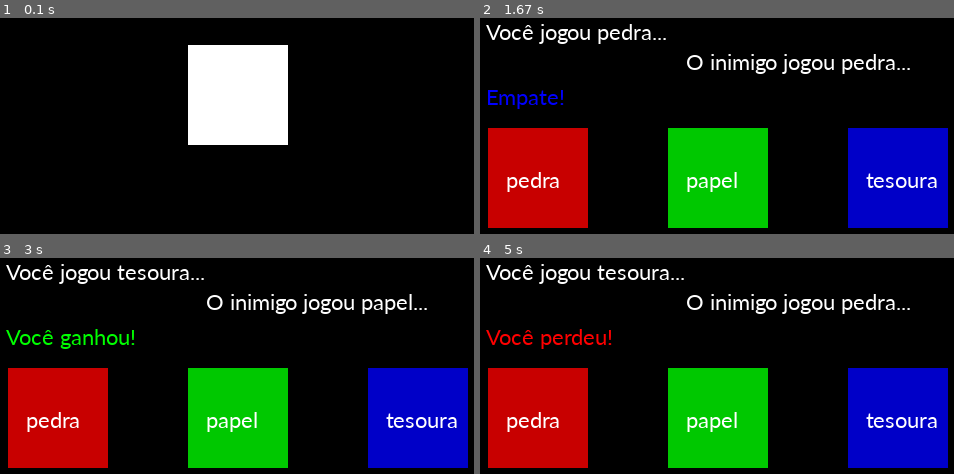
Above: before the commit, frames 1-4 (two rows, left to right).
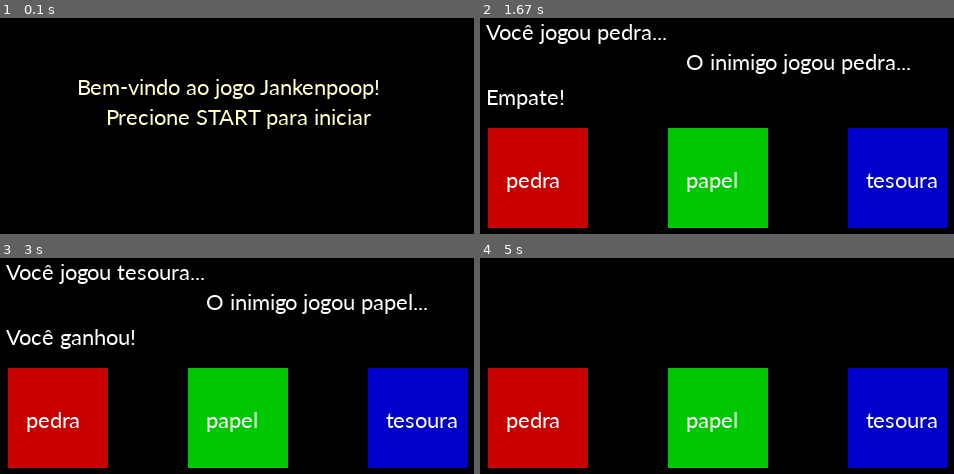
Above: after the commit, the same moments.

Repository: ifal-si-bacharel/jankenpoop
Game: pygame game, started from main.py
The game is run twice, just before and just after one commit, with the same random seed, the same clock (stepped at 60 frames per second) and the same inputs.
Inputs (mouse positions are in pixels of both pictures, inside the frame that each line leads up to):
- Up to frame 1 (0.1 s): no input
- Up to frame 2 (1.67 s): tap Enter at 0.33 s; click (721, 128) at 0.8 s; click (532, 212) at 1.25 s
- Up to frame 3 (3 s): click "tesoura" at 2.78 s
- Up to frame 4 (5 s): move the mouse to (873, 413) at 3.13 s; click (873, 413) at 3.43 s; move the mouse to (925, 465) at 4.6 s; click (925, 465) at 4.93 s

The runs differ from the first frame. In frame 1, 12% of the frame differs, in the area x 16-80%, y 12-59%; in frame 2, 0.5%; in frame 3, 0.8%; in frame 4, 3.2%.

Commit message:
tela_menu_corrigida

Diff:
--- a/src/modules/game_screen/game_screen.py
+++ b/src/modules/game_screen/game_screen.py
@@ -11,29 +11,26 @@
 button_pedra = Button(5,ytemplate,(200,0,0),'pedra')
 button_papel = Button(2,ytemplate,(0,200,0),'papel')
 button_tesoura = Button(1.25,ytemplate,(0,0,200),'tesoura')
-
+text = Text('', (255,255,255), 6,200)
+player_choice_text = Text('', (255, 255, 255), 6,135)
+machine_choice_text = Text('', (255, 255, 255), 2,165)
 
 def choice(option):
+  global text, player_choice_text, machine_choice_text
 
-  display.fill((0,0,0))
   check = player_choice(option)
+
   player_choice_text = Text(check[1], (255, 255, 255), 6,135)
 
   machine_choice_text = Text(check[2], (255, 255, 255), 2,165)
 
-  player_choice_text.draw()
-  machine_choice_text.draw()
-  if check[0] == 1:
-    text = Text("Você ganhou!", (0,255,0), 6,200)
-    text.draw()
-  elif check[0] == 0:
-    text = Text("Empate!", (0,0,255), 6,200)
-    text.draw()
-  else:
-    text = Text("Você perdeu!", (255,0,0), 6,200)
-    text.draw()
+  text = Text(check[0], (255,255,255), 6,200)
+
 
   if check[3] == 0 or check[4] == 0:
+    player_choice_text = Text('', (255, 255, 255), 6,135)
+    machine_choice_text = Text('', (255, 255, 255), 2,165)
+    text = Text('', (255,255,255), 6,200)
     screen.switch_screen('menu')
 
 
@@ -51,6 +48,10 @@
   button_tesoura.onclick(tesoura)
 
 def draw_screen():
+  display.fill((0,0,0))
+  text.draw()
+  player_choice_text.draw()
+  machine_choice_text.draw()
   button_pedra.draw()
   button_papel.draw()
   button_tesoura.draw()
--- a/src/modules/game_screen/script/match.py
+++ b/src/modules/game_screen/script/match.py
@@ -24,9 +24,13 @@
     computer_choice_index = options.index(machine_choice())
     result = rules[player_choice_index][computer_choice_index]
     if result == 1:
+        result = "Você ganhou!"
         enemy_lifes -=1
     elif result == -1:
+        result = "Você perdeu!"
         player_lifes -= 1
+    else:
+        result = "Empate!"
 
     if enemy_lifes == 0 or player_lifes == 0:
         current_round = 0
--- a/src/modules/menu_screen/menu_screen.py
+++ b/src/modules/menu_screen/menu_screen.py
@@ -1,11 +1,20 @@
+import pygame
 import src.common.screen_display as screen
 from src.common.components.text import Text
 from src.common.components.button import Button
 
-welcome_text = Text("Bem-vindo ao jogo! Faça sua escolha.", (255, 255, 198), 4.5, 100)
-button = Button(2,200,(255,255,255),'start')
+welcome_text = Text("Bem-vindo ao jogo Jankenpoop!", (255, 255, 198), 3.5, 190)
+press_start = Text("Precione START para iniciar", (255, 255, 198), 3.0, 220)
+
+
 def update_screen():
-    button.onclick(lambda: screen.switch_screen('match'))
+
+    keys = pygame.key.get_pressed()
+    if keys[pygame.K_RETURN]:
+
+        screen.switch_screen('match')
+
 
 def draw_screen():
-    button.draw()
+    welcome_text.draw()
+    press_start.draw()
